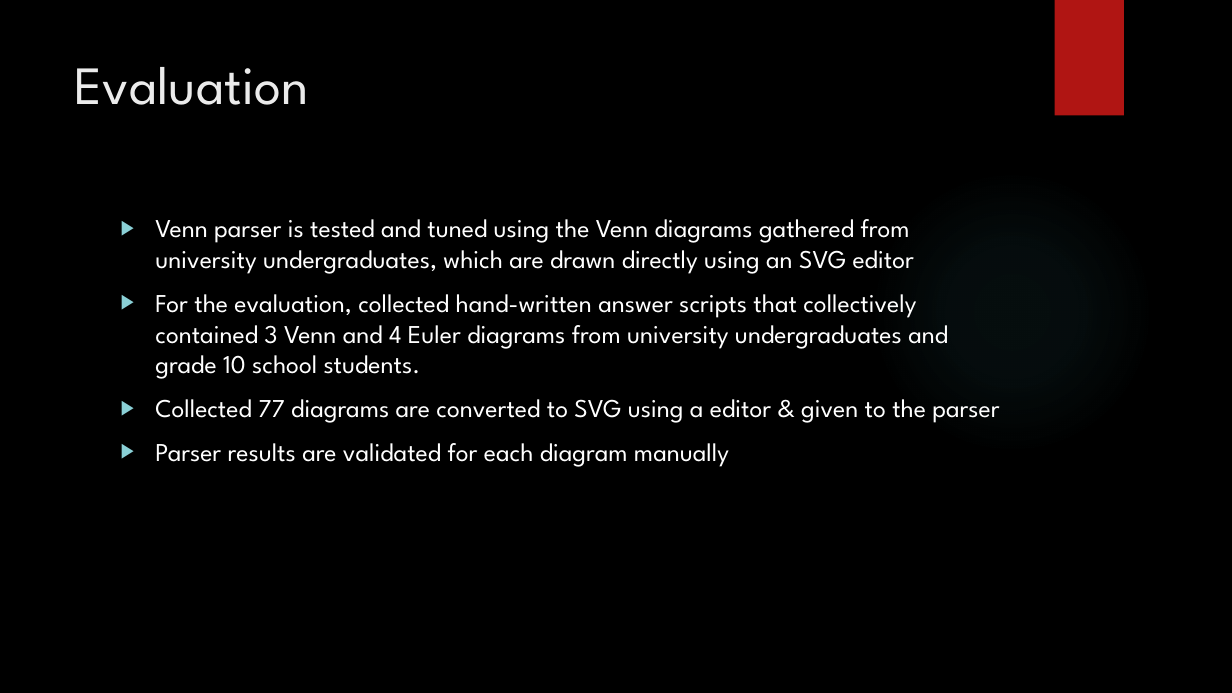
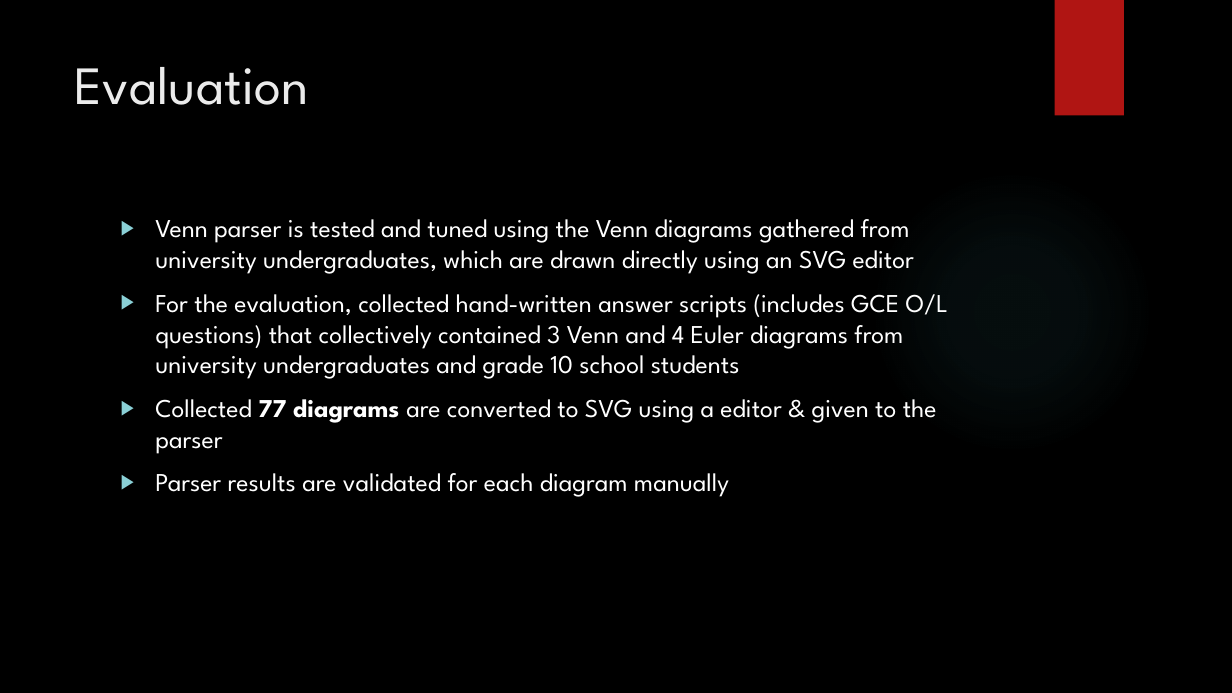
Before and after one commit to diunuge/Paper---Automatic-Assessment-of-Student-Answers-Consisting-of-Venn-and-Euler-Diagrams, a slide deck: slide 9 of paper - Computer Understanding of Venn & Euler Diagrams/conference presentation/ICTer Presentation.pptx. Drawn at 1232x693 pixels with LibreOffice and Linux fonts; fonts in the diff are those of the drawing; background and template pictures are left out. Boxes give left, top, right and bottom in pixels: in the first picture for what was removed or moved away, otherwise in the second. Text is boxed around its words. In the diff, an @@ line names an element or a change of style, - is before the commit and + after.

```diff
--- a/paper - Computer Understanding of Venn & Euler Diagrams/conference presentation/ICTer Presentation.pptx
+++ b/paper - Computer Understanding of Venn & Euler Diagrams/conference presentation/ICTer Presentation.pptx
@@ text at (155, 294, 948, 379): text changed @@
-▶ For the evaluation, collected hand-written answer scripts that collectively contained 3 Venn and 4 Euler diagrams from university undergraduates and grade 10 school students.
+▶ For the evaluation, collected hand-written answer scripts (includes GCE O/L questions) that collectively contained 3 Venn and 4 Euler diagrams from university undergraduates and grade 10 school students
@@ text at (155, 399, 937, 454): bold on in "77 diagrams" @@
```
Also in this commit, not shown: 13 other slides changed.
